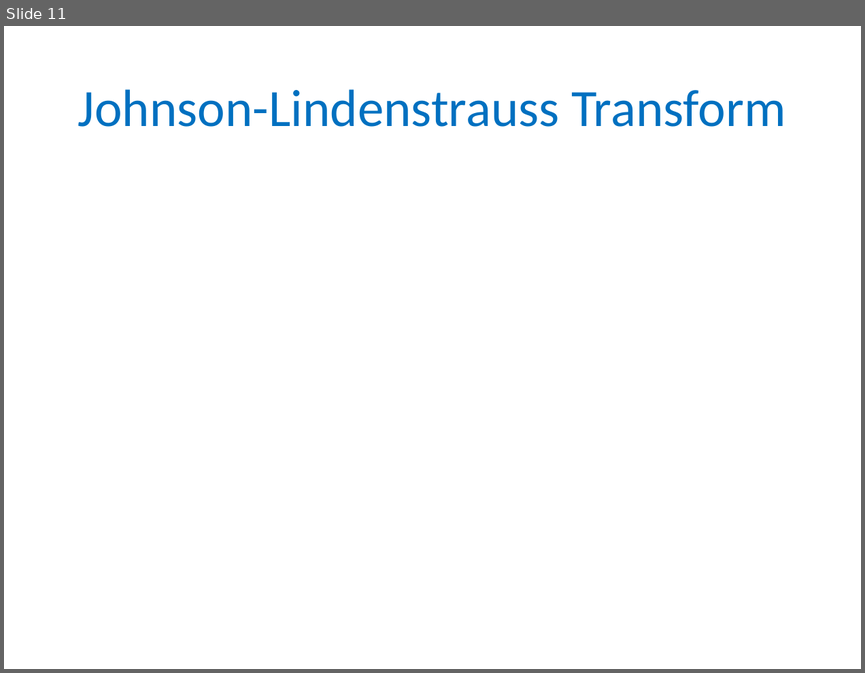
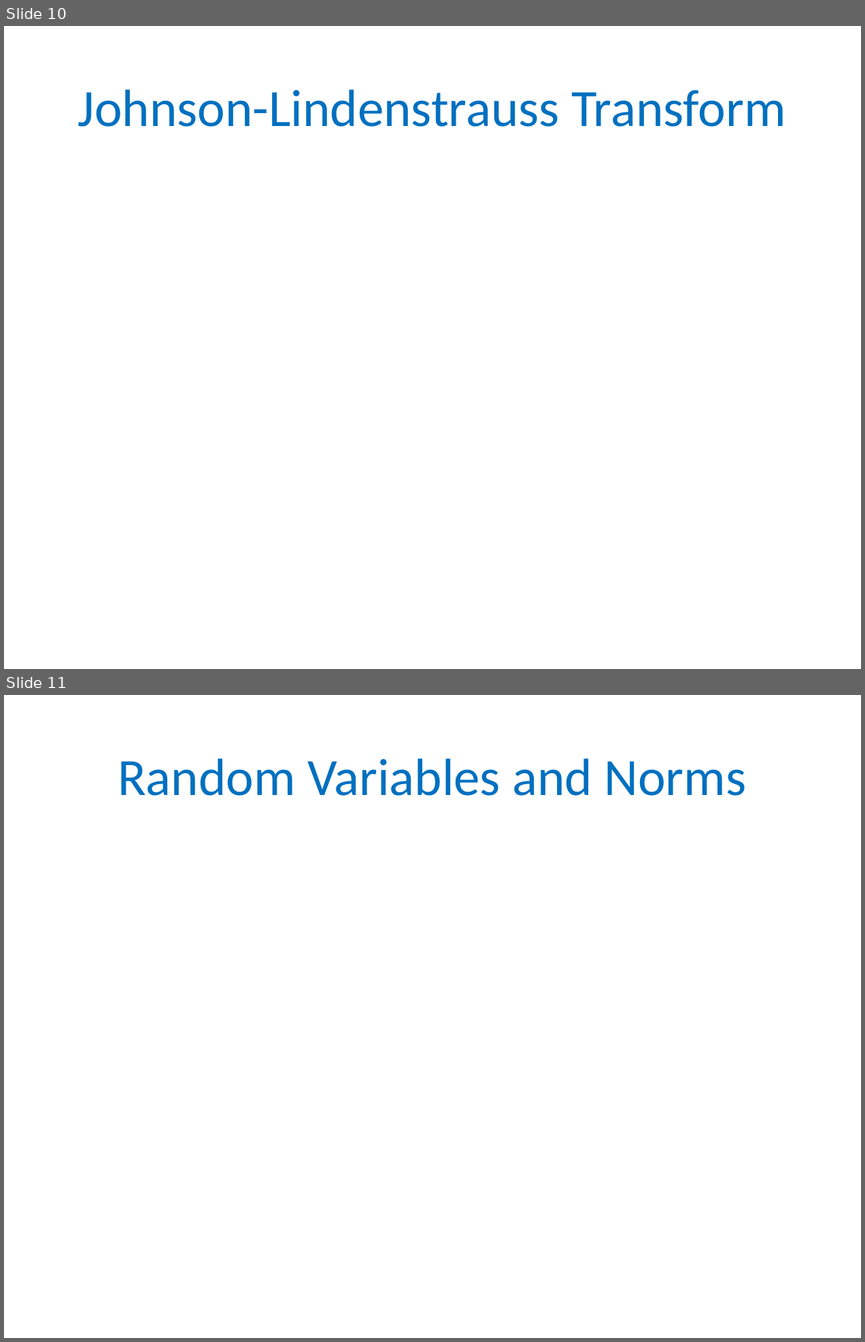
Before and after one commit to gyaroslavtsev/gyaroslavtsev.github.io, a slide deck: big-data/lecture05.pptx. Shown one above the other, each under a label of ours: slide 11 before the commit, slides 10 and 11 after it. The pictures are 865x673 and 865x1342 pixels, drawn with LibreOffice and Linux fonts; fonts in the diff are those of the drawing; grey boxes stand for pictures. Boxes give left, top, right and bottom in pixels: in the first picture for what was removed or moved away, otherwise in the second. Text is boxed around its words. In the diff, an @@ line names an element or a change of style, - is before the commit and + after.

```diff
--- a/big-data/lecture05.pptx
+++ b/big-data/lecture05.pptx
@@ slide 11 added at (x1=4, y1=695, x2=861, y2=1338), background #FFFFFF @@
@@ title added at (x1=118, y1=758, x2=747, y2=796), 44 pt, text #0070C0 @@
+Random Variables and Norms
@@ what was slide 11 is now slide 10 @@
```
Also in this commit, not shown: 8 other slides added, 1 slide removed, 3 other files.
